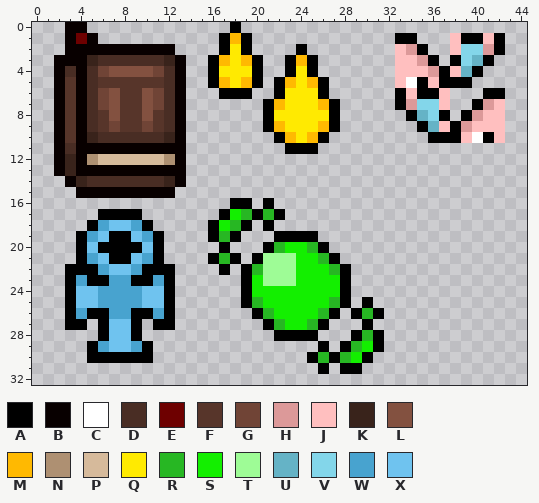
One commit to this pixel-art sprite: resources/gfx/misc/eidMarkup.png. The picture above was drawn from the file before the commit.
The file is 64x64 pixels. Shown: x 0..44, y 0..32.
Palette (. is transparent): A #000000  B #080000  C #ffffff  D #492d24  E #6e0000  F #57352a  G #704436  H #dc9999  J #ffbfbf  K #39231b  L #835140  M #ffb901  N #ae9072  P #d6ba9b  Q #ffea01  R #27b723  S #13ef00  T #9efc96  U #65b3c6  V #83d6ea  W #48a3cf  X #6fc3ef
Pixels before, first column x 2:
 0 .BB.............A........................
 1 .BEB...........AMA.............AA...JAAJA
 2 .BBBBBBBBBB....AQA....A........JHA..JVVHA
 3 BBBKDDDDDDKB..AMQMA..AMA.......JJHA.AVUA.
 4 BDBDGLLLLGDB..AQQQA..AQA.......JJJHAJUA..
 5 BFBDFFFFFFDB..AMQMA.AMQMA......JCAJAAA...
 6 BFBDGLFFLGDB...AAA..AQQQA......AJAAJ...AA
 7 BFBDGLFFLGDB.......AMQQQMA.....AHVVJ..AHJ
 8 BFBDFLFFLFDB.......AQQQQQA......AUVA.AHJJ
 9 BFBDFGFFGFDB.......AMQQQMA.......AUJAHJJJ
10 BFBKDDDDDDKB........AMQMA.........AAAJCAJ
11 BDBBBBBBBBBB.........AAA.................
12 BKBNPPPPPPNB.............................
13 BKBBBBBBBBBB.............................
14 .BKDDDDDDDKB.............................
15 ..BBBBBBBBB..............................
16 ................AA.A.....................
17 ....AAAA.......ASRARA....................
18 ...AWXXWA.....ASRA.A.....................
19 ..AWXAAXWA....ARA...AAAA.................
20 ..AXAAAAXA.....A...ARSSRA................
21 ..AWXAAXWA....ARA.ATTTSSRA...............
22 .AAAWXXWAAA....A.ARTTTSSSRA..............
23 .AWAAWWAAWA......ASTTTSSSSA..............
24 .AXXWWWWXXA......ASSSSSSSSA..............
25 .AXXWWWWXXA......ARSSSSSSRA.A............
26 .AWAAWWAAWA.......ARSSSSRA.ARA...........
27 .AA.AXXA.AA........ARSSRA...A............
28 ....AXXA............AAAA...ARA...........
29 ...AWXXWA...............A.ARSA...........
30 ...AAAAAA..............ARARSA............
31 ........................A.AA.............
And afterwards:
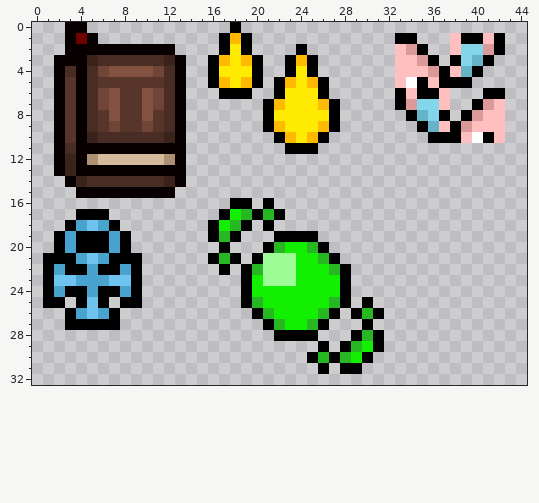
Edits made:
Changed rows in their new state; - is an unchanged pixel.
first column x 1:
17 ---AA-...---
18 --AWX-A...--
19 -AW-AAW-...-
20 -AW-A-W-...-
21 AAAWXW--A..-
22 AW--WAAWA...
23 AXX-WWXX-...
24 AW-AWAA-A...
25 AA.A-A.AA...
26 ----XWA.....
27 ----A-A..-..
28 -----....---
29 ----......--
30 ----......--
Pixel boxes of the changes (left, top, right, bottom) in both pictures:
changed: (43, 209, 175, 363)
